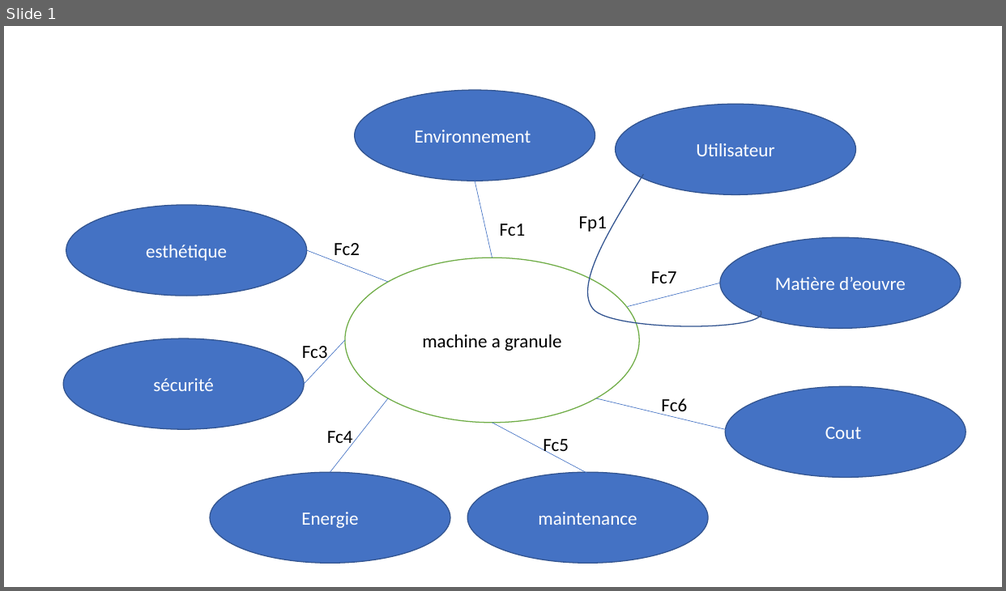
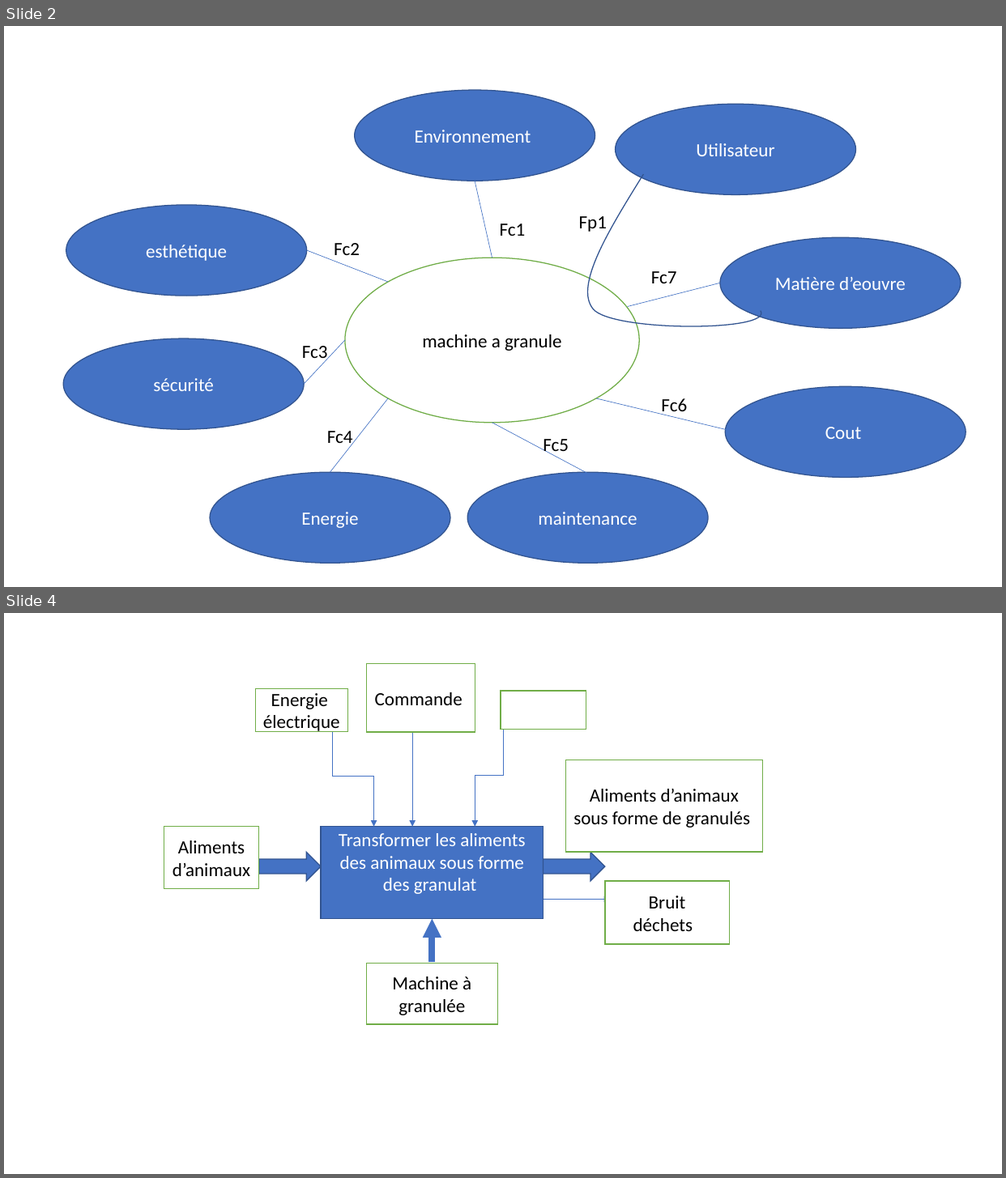
Before and after one commit to ibaali-creation/PFE_ESTC, a slide deck: Documents/pieuvre.pptx. Shown one above the other, each under a label of ours: slide 1 before the commit, slides 2 and 4 after it; the slides between them are not shown. The pictures are 1006x591 and 1006x1178 pixels, drawn with LibreOffice and Linux fonts; fonts in the diff are those of the drawing. Boxes give left, top, right and bottom in pixels: in the first picture for what was removed or moved away, otherwise in the second. Text is boxed around its words. In the diff, an @@ line names an element or a change of style, - is before the commit and + after.

```diff
--- a/Documents/pieuvre.pptx
+++ b/Documents/pieuvre.pptx
@@ slide 4 added at [4,613,1002,1174], background #FFFFFF @@
@@ rectangle added at [366,664,475,732], fill #FFFFFF, outline #70AD47 1 pt, 18 pt, text #000000 @@
+Commande
@@ rectangle added at [256,688,347,731], fill #FFFFFF, outline #70AD47 1 pt, 18 pt, text #000000 @@
+Energie
+électrique
@@ rectangle added at [501,691,586,729], fill #FFFFFF, outline #70AD47 1 pt @@
@@ elbow arrow added from (333, 726) to (374, 826), #4472C4 0.5 pt @@
@@ arrow added from (413, 726) to (413, 826), #4472C4 0.5 pt @@
@@ elbow arrow added from (503, 724) to (475, 826), #4472C4 0.5 pt @@
@@ rectangle added at [565,760,763,852], fill #FFFFFF, outline #70AD47 1 pt, 18 pt, text #000000 @@
+Aliments d’animaux sous forme de granulés
@@ rectangle added at [164,826,259,888], fill #FFFFFF, outline #70AD47 1 pt, 18 pt, text #000000 @@
+Aliments d’animaux
@@ rectangle added at [321,826,543,918], fill #4472C4, outline #325491 1 pt, 18 pt, text #FFFFFF @@
+Transformer les aliments des animaux sous forme des granulat
@@ right arrow added at [259,852,322,881], fill #4472C4, outline #325491 1 pt @@
@@ right arrow added at [543,852,605,881], fill #4472C4, outline #325491 1 pt @@
@@ arrow added from (543, 900) to (611, 900), #4472C4 0.5 pt @@
@@ rectangle added at [605,881,730,944], fill #FFFFFF, outline #70AD47 1 pt, 18 pt, text #000000 @@
+Bruit
+déchets
@@ arrow added from (432, 963) to (432, 919), #4472C4 6 pt @@
@@ rectangle added at [366,964,497,1024], fill #FFFFFF, outline #70AD47 1 pt, 18 pt, text #000000 @@
+Machine à granulée
@@ what was slide 1 is now slide 2 @@
```
Also in this commit, not shown: 2 other slides added, 1 slide removed, 4 other files.
